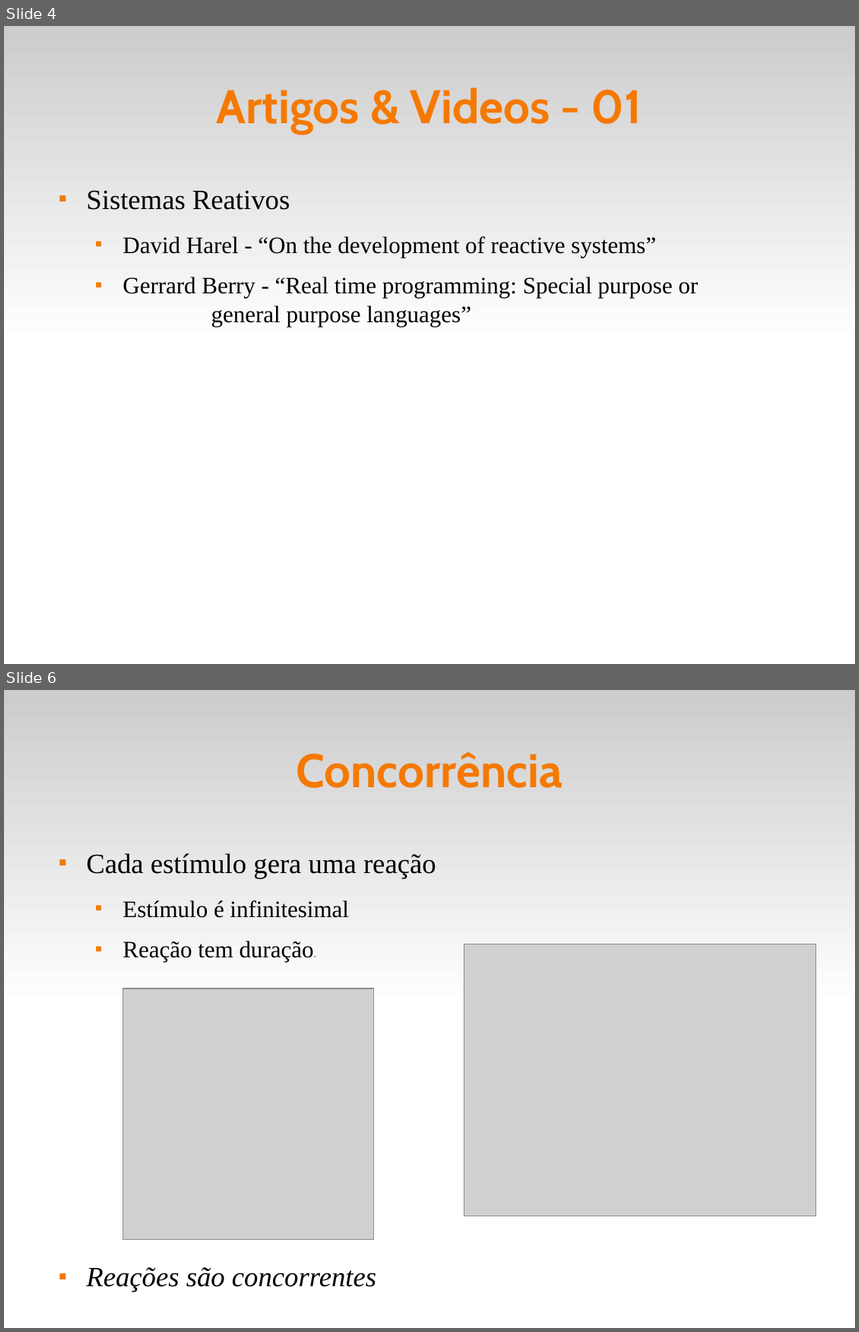
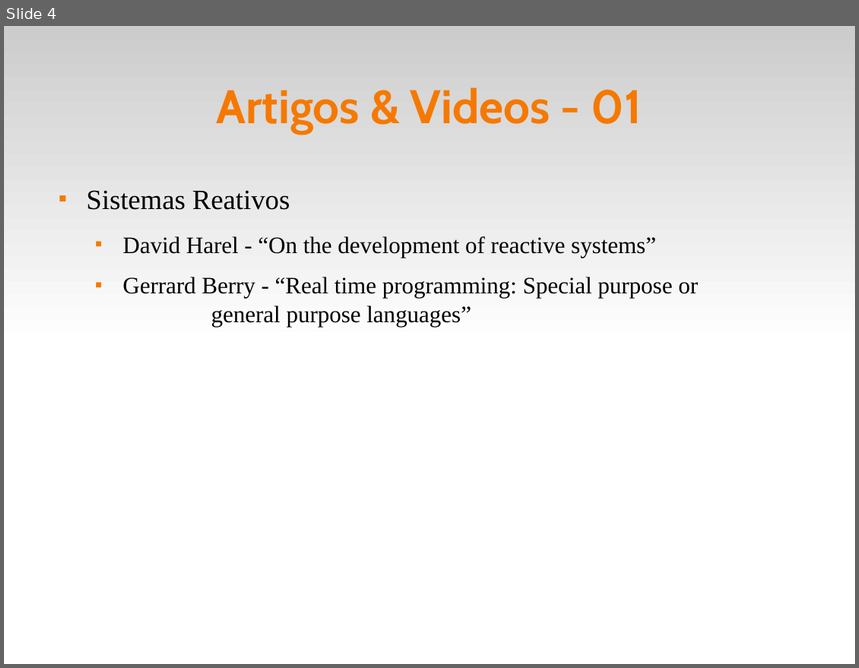
Before and after one commit to fsantanna-uerj/reativos, a slide deck: slides/01_reativos.odp. Shown one above the other, each under a label of ours: slides 4 and 6 before the commit, slide 4 after it; the slides between them are not shown. The pictures are 859x1332 and 859x668 pixels, drawn with LibreOffice and Linux fonts; fonts in the diff are those of the drawing; grey boxes stand for pictures. Boxes give left, top, right and bottom in pixels: in the first picture for what was removed or moved away, otherwise in the second. Text is boxed around its words. In the diff, an @@ line names an element or a change of style, - is before the commit and + after.

```diff
--- a/slides/01_reativos.odp
+++ b/slides/01_reativos.odp
@@ slide 6 removed at [4, 690, 855, 1328], background #FFFFFF; not listed: 1 template element that a slide beside it also shows @@
@@ title removed at [296, 752, 563, 788] @@
-Concorrência
@@ text removed at [86, 853, 436, 1293] @@
-■ Cada estímulo gera uma reação
-  ■ Estímulo é infinitesimal
-  ■ Reação tem duração28
-■ Reações são concorrentes
@@ picture removed at [465, 944, 816, 1217] @@
@@ picture removed at [123, 989, 374, 1240] @@
```
Also in this commit, not shown: 6 other slides removed, 12 other files.
